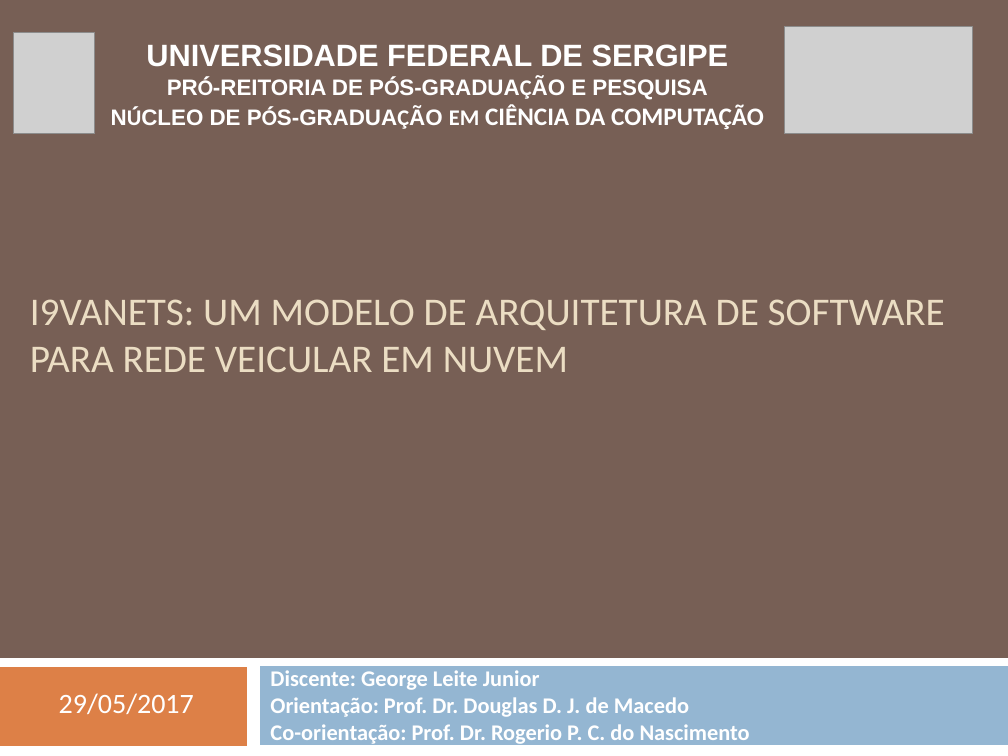
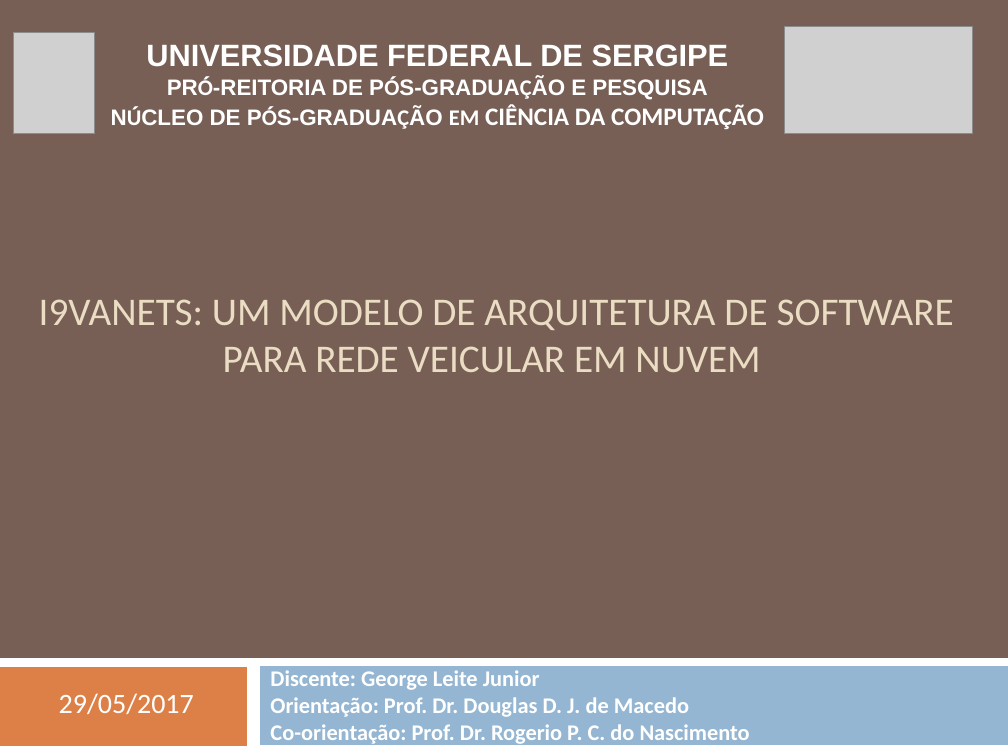
Before and after one commit to geoleite/Mestrado, a slide deck: slide 1 of Apresentacao/ApresentaçãoV1.pptx. Drawn at 1008x756 pixels with LibreOffice and Linux fonts; fonts in the diff are those of the drawing; grey boxes stand for pictures. Boxes give left, top, right and bottom in pixels: in the first picture for what was removed or moved away, otherwise in the second. Text is boxed around its words. In the diff, an @@ line names an element or a change of style, - is before the commit and + after.

```diff
--- a/Apresentacao/ApresentaçãoV1.pptx
+++ b/Apresentacao/ApresentaçãoV1.pptx
@@ title "I9VANETS: UM MODELO DE ARQUITETURA ..." at box(39, 299, 954, 372): alignment left to centre @@
```
Also in this commit, not shown: 6 other slides changed, 4 slides added, 1 slide removed, 4 other files.
